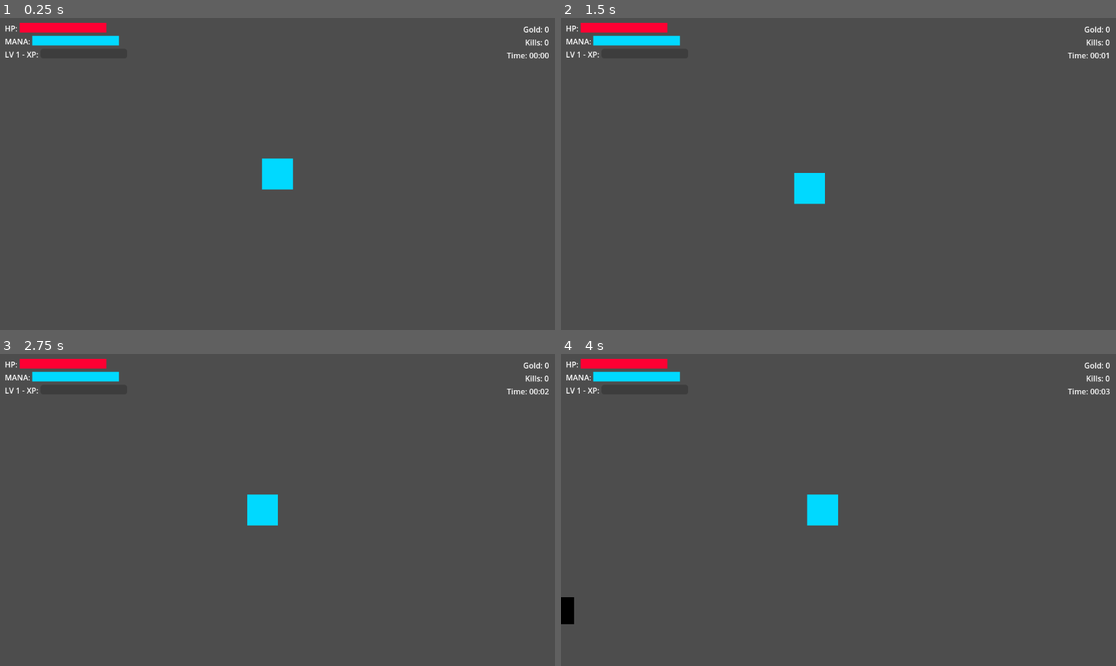
Above: before the commit, frames 1-4 (two rows, left to right).
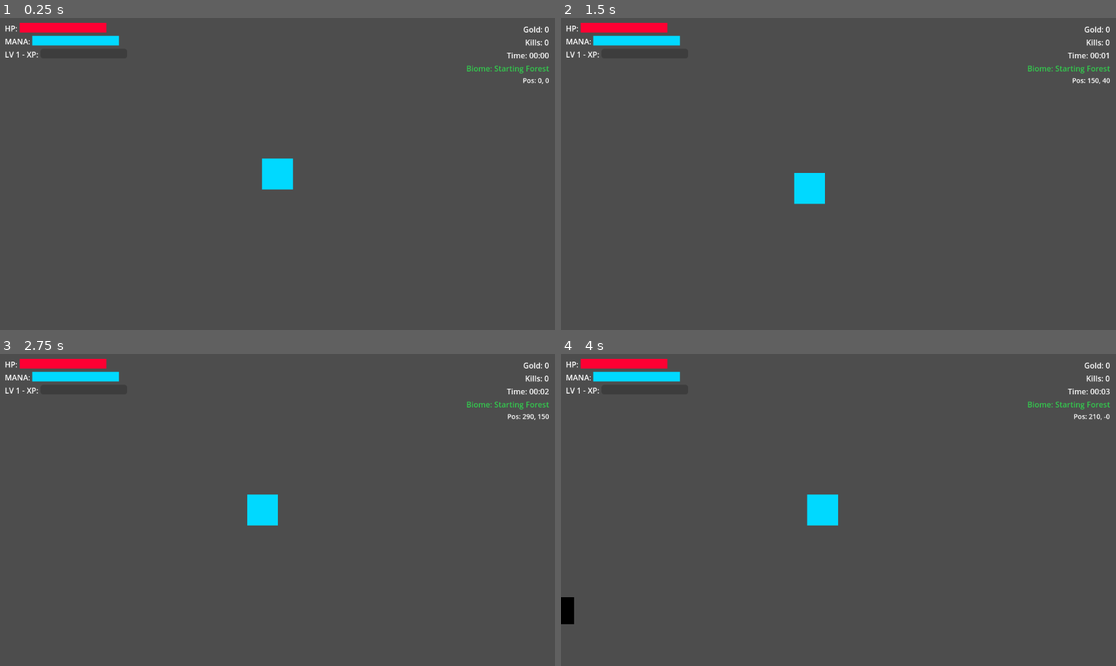
Above: after the commit, the same moments.

Repository: HoangAnhWilliam/Rescue-the-idol-godot
Game: Godot game, scene res://scenes/main.tscn
Same seed, same stepped clock (60 frames per second), same inputs: the game is played once before the commit and once after it.
Inputs:
- Up to frame 1 (0.25 s): no input
- Up to frame 2 (1.5 s): tap Enter at 0.5 s; hold D (move_right) 0.53-1.28 s; tap E (interact) at 0.6, 1.35 s; hold S (move_down) from 1.28 s (still down)
- Up to frame 3 (2.75 s): release S (move_down) at 2.03 s; hold D (move_right) from 2.03 s (still down); tap E (interact) at 2.1 s
- Up to frame 4 (4 s): tap Space (special_skill) at 2.75 s; release D (move_right) at 2.78 s; hold W (move_up) 2.78-3.53 s; tap E (interact) at 2.85, 3.6 s; tap Enter at 3.5 s; hold A (move_left) from 3.53 s (still down)

The runs differ from the first frame. In frame 1, 0.2% of the frame differs, in the area x 84-99%, y 15-22%; in frame 2, 0.2%; in frame 3, 0.2%; in frame 4, 0.2%.

Commit message:
add biome generator

Diff:
--- a/scenes/main.tscn
+++ b/scenes/main.tscn
@@ -1,9 +1,10 @@
-[gd_scene load_steps=5 format=3 uid="uid://c5q3gxjbs06r7"]
+[gd_scene load_steps=6 format=3 uid="uid://c5q3gxjbs06r7"]
 
 [ext_resource type="PackedScene" uid="uid://b2ai7uclsnr38" path="res://scenes/player/player.tscn" id="1_o5qli"]
 [ext_resource type="Script" uid="uid://blovmg3iws7j8" path="res://scripts/enemy_spawner.gd" id="2_sugp2"]
-[ext_resource type="PackedScene" path="res://scenes/ui/hud.tscn" id="3_jyhfs"]
+[ext_resource type="PackedScene" uid="uid://dqgv3u1riibqd" path="res://scenes/ui/hud.tscn" id="3_jyhfs"]
 [ext_resource type="PackedScene" uid="uid://cekjlfyi6xt4g" path="res://scenes/ui/upgrade_menu.tscn" id="3_sugp2"]
+[ext_resource type="Script" uid="uid://pfvp4p5722o0" path="res://scripts/biome_generator.gd" id="5_tbgi4"]
 
 [node name="Main" type="Node2D"]
 
@@ -12,6 +13,9 @@
 [node name="EnemySpawner" type="Node2D" parent="."]
 script = ExtResource("2_sugp2")
 
+[node name="BiomeGenerator" type="Node2D" parent="." groups=["biome_generator"]]
+script = ExtResource("5_tbgi4")
+
 [node name="UI" type="CanvasLayer" parent="."]
 
 [node name="HUD" parent="UI" instance=ExtResource("3_jyhfs")]
--- a/scenes/ui/hud.tscn
+++ b/scenes/ui/hud.tscn
@@ -41,7 +41,6 @@
 custom_minimum_size = Vector2(180, 20)
 layout_mode = 2
 theme_override_styles/fill = SubResource("StyleBoxFlat_hp")
-max_value = 100.0
 value = 100.0
 show_percentage = false
 
@@ -73,8 +72,6 @@
 custom_minimum_size = Vector2(180, 20)
 layout_mode = 2
 theme_override_styles/fill = SubResource("StyleBoxFlat_xp")
-max_value = 100.0
-value = 0.0
 show_percentage = false
 
 [node name="InfoContainer" type="VBoxContainer" parent="."]
@@ -106,3 +103,15 @@
 theme_override_font_sizes/font_size = 16
 text = "Time: 00:00"
 horizontal_alignment = 2
+
+[node name="BiomeLabel" type="Label" parent="InfoContainer"]
+layout_mode = 2
+theme_override_font_sizes/font_size = 16
+text = "\"Biome: Starting Forest\""
+horizontal_alignment = 2
+
+[node name="CoordsLabel" type="Label" parent="InfoContainer"]
+layout_mode = 2
+theme_override_font_sizes/font_size = 14
+text = "\"Pos: 0, 0\""
+horizontal_alignment = 2
--- /dev/null
+++ b/scripts/biome_generator.gd
@@ -0,0 +1,321 @@
+extends Node2D
+class_name BiomeGenerator
+
+# Biome types
+enum BiomeType {
+	STARTING_FOREST,
+	DESERT_WASTELAND,
+	FROZEN_TUNDRA,
+	VOLCANIC_DARKLANDS,
+	BLOOD_TEMPLE,
+	TRANSITION  # Vùng chuyển tiếp giữa các biomes
+}
+
+# Biome data
+class BiomeData:
+	var name: String
+	var type: BiomeType
+	var color: Color
+	var enemy_spawn_multiplier: float
+	var special_effects: Array[String]
+	var temperature: float  # -1.0 to 1.0 (cold to hot)
+	var moisture: float     # -1.0 to 1.0 (dry to wet)
+
+	func _init(p_name: String, p_type: BiomeType, p_color: Color, p_temp: float, p_moist: float):
+		name = p_name
+		type = p_type
+		color = p_color
+		temperature = p_temp
+		moisture = p_moist
+		enemy_spawn_multiplier = 1.0
+		special_effects = []
+
+# Generation settings
+@export var seed_value: int = 0  # 0 = random seed
+@export var chunk_size: float = 500.0  # Size of each biome chunk
+@export var noise_scale: float = 0.002  # Lower = bigger biomes
+@export var temperature_scale: float = 0.0015
+@export var moisture_scale: float = 0.002
+
+# Noise generators
+var temperature_noise: FastNoiseLite
+var moisture_noise: FastNoiseLite
+var variation_noise: FastNoiseLite
+
+# Biome definitions
+var biome_definitions: Dictionary = {}
+var current_biome: BiomeData = null
+
+# Cache system
+var biome_cache: Dictionary = {}  # Vector2i -> BiomeData
+var cache_radius: int = 5  # Cache chunks around player
+
+# References
+var player: CharacterBody2D
+
+# Signals
+signal biome_changed(old_biome: BiomeData, new_biome: BiomeData)
+signal entered_boss_zone(biome_type: BiomeType)
+
+func _ready():
+	print("=== BiomeGenerator Init ===")
+	initialize_noise()
+	initialize_biomes()
+
+	# Wait for player
+	await get_tree().process_frame
+	player = get_tree().get_first_node_in_group("player")
+
+	if player:
+		print("✓ Player found")
+		current_biome = get_biome_at_position(player.global_position)
+		print("Starting biome: ", current_biome.name)
+		print("Seed: ", seed_value)
+	else:
+		print("ERROR: No player found!")
+
+func _process(_delta):
+	if not player:
+		return
+
+	update_current_biome()
+	update_cache()
+
+func initialize_noise():
+	# Generate or use provided seed
+	if seed_value == 0:
+		seed_value = randi()
+
+	print("World Seed: ", seed_value)
+
+	# Temperature noise (hot/cold regions)
+	temperature_noise = FastNoiseLite.new()
+	temperature_noise.seed = seed_value
+	temperature_noise.noise_type = FastNoiseLite.TYPE_SIMPLEX
+	temperature_noise.frequency = temperature_scale
+	temperature_noise.fractal_octaves = 4
+
+	# Moisture noise (wet/dry regions)
+	moisture_noise = FastNoiseLite.new()
+	moisture_noise.seed = seed_value + 1000
+	moisture_noise.noise_type = FastNoiseLite.TYPE_SIMPLEX
+	moisture_noise.frequency = moisture_scale
+	moisture_noise.fractal_octaves = 3
+
+	# Variation noise (adds randomness)
+	variation_noise = FastNoiseLite.new()
+	variation_noise.seed = seed_value + 2000
+	variation_noise.noise_type = FastNoiseLite.TYPE_CELLULAR
+	variation_noise.frequency = noise_scale * 2
+
+	print("✓ Noise initialized")
+
+func initialize_biomes():
+	# Starting Forest (Moderate temp, moderate moisture)
+	var forest = BiomeData.new(
+		"Starting Forest",
+		BiomeType.STARTING_FOREST,
+		Color(0.2, 0.8, 0.3),
+		0.0,   # temperature: moderate
+		0.0    # moisture: moderate
+	)
+	forest.enemy_spawn_multiplier = 1.0
+	biome_definitions[BiomeType.STARTING_FOREST] = forest
+
+	# Desert Wasteland (Hot, dry)
+	var desert = BiomeData.new(
+		"Desert Wasteland",
+		BiomeType.DESERT_WASTELAND,
+		Color(0.9, 0.8, 0.4),
+		0.7,   # temperature: hot
+		-0.7   # moisture: dry
+	)
+	desert.enemy_spawn_multiplier = 1.3
+	desert.special_effects.append("sandstorm")
+	biome_definitions[BiomeType.DESERT_WASTELAND] = desert
+
+	# Frozen Tundra (Cold, dry)
+	var tundra = BiomeData.new(
+		"Frozen Tundra",
+		BiomeType.FROZEN_TUNDRA,
+		Color(0.7, 0.9, 1.0),
+		-0.8,  # temperature: very cold
+		-0.3   # moisture: somewhat dry
+	)
+	tundra.enemy_spawn_multiplier = 1.5
+	tundra.special_effects.append("snow")
+	tundra.special_effects.append("slow_effect")
+	biome_definitions[BiomeType.FROZEN_TUNDRA] = tundra
+
+	# Volcanic Darklands (Very hot, dry)
+	var volcanic = BiomeData.new(
+		"Volcanic Darklands",
+		BiomeType.VOLCANIC_DARKLANDS,
+		Color(1.0, 0.3, 0.1),
+		1.0,   # temperature: extreme heat
+		-0.9   # moisture: very dry
+	)
+	volcanic.enemy_spawn_multiplier = 2.0
+	volcanic.special_effects.append("lava_pools")
+	volcanic.special_effects.append("fire_damage")
+	biome_definitions[BiomeType.VOLCANIC_DARKLANDS] = volcanic
+
+	# Blood Temple (Cold, wet - cursed lands)
+	var temple = BiomeData.new(
+		"Blood Temple",
+		BiomeType.BLOOD_TEMPLE,
+		Color(0.7, 0.1, 0.2),
+		-0.5,  # temperature: cold
+		0.8    # moisture: wet (blood rain)
+	)
+	temple.enemy_spawn_multiplier = 2.5
+	temple.special_effects.append("blood_rain")
+	temple.special_effects.append("curse")
+	biome_definitions[BiomeType.BLOOD_TEMPLE] = temple
+
+	print("✓ Initialized ", biome_definitions.size(), " biome types")
+
+func get_biome_at_position(pos: Vector2) -> BiomeData:
+	# Check cache first
+	var chunk_pos = world_to_chunk(pos)
+	if biome_cache.has(chunk_pos):
+		return biome_cache[chunk_pos]
+
+	# Generate biome for this position
+	var temp = temperature_noise.get_noise_2dv(pos)
+	var moist = moisture_noise.get_noise_2dv(pos)
+	var variation = variation_noise.get_noise_2dv(pos) * 0.3
+
+	# Starting area protection (spawn always in forest)
+	var distance_from_spawn = pos.length()
+	if distance_from_spawn < 800.0:
+		var biome = biome_definitions[BiomeType.STARTING_FOREST]
+		biome_cache[chunk_pos] = biome
+		return biome
+
+	# Add variation to noise
+	temp += variation
+	moist += variation
+
+	# Determine biome based on temperature and moisture
+	var biome_type = determine_biome_type(temp, moist)
+	var biome = biome_definitions[biome_type]
+
+	# Cache it
+	biome_cache[chunk_pos] = biome
+
+	return biome
+
+func determine_biome_type(temperature: float, moisture: float) -> BiomeType:
+	# Temperature ranges:
+	# Very cold: < -0.6
+	# Cold: -0.6 to -0.2
+	# Moderate: -0.2 to 0.2
+	# Hot: 0.2 to 0.6
+	# Very hot: > 0.6
+
+	# Moisture ranges:
+	# Very dry: < -0.6
+	# Dry: -0.6 to -0.2
+	# Moderate: -0.2 to 0.2
+	# Wet: 0.2 to 0.6
+	# Very wet: > 0.6
+
+	# Volcanic Darklands (extreme heat, very dry)
+	if temperature > 0.7 and moisture < -0.5:
+		return BiomeType.VOLCANIC_DARKLANDS
+
+	# Desert Wasteland (hot, dry)
+	if temperature > 0.3 and moisture < -0.3:
+		return BiomeType.DESERT_WASTELAND
+
+	# Frozen Tundra (very cold)
+	if temperature < -0.5:
+		return BiomeType.FROZEN_TUNDRA
+
+	# Blood Temple (cold, wet - rare combination)
+	if temperature < -0.2 and moisture > 0.5:
+		return BiomeType.BLOOD_TEMPLE
+
+	# Default: Starting Forest (moderate conditions)
+	return BiomeType.STARTING_FOREST
+
+func world_to_chunk(pos: Vector2) -> Vector2i:
+	return Vector2i(
+		int(pos.x / chunk_size),
+		int(pos.y / chunk_size)
+	)
+
+func chunk_to_world(chunk: Vector2i) -> Vector2:
+	return Vector2(
+		chunk.x * chunk_size + chunk_size / 2,
+		chunk.y * chunk_size + chunk_size / 2
+	)
+
+func update_current_biome():
+	var new_biome = get_biome_at_position(player.global_position)
+
+	if new_biome.type != current_biome.type:
+		var old_biome = current_biome
+		current_biome = new_biome
+
+		print("=== Biome Changed ===")
+		print("From: ", old_biome.name)
+		print("To: ", new_biome.name)
+		print("Temp: %.2f, Moisture: %.2f" % [
+			temperature_noise.get_noise_2dv(player.global_position),
+			moisture_noise.get_noise_2dv(player.global_position)
+		])
+
+		biome_changed.emit(old_biome, new_biome)
+		check_boss_zone()
+
+func update_cache():
+	# Only cache chunks near player
+	var player_chunk = world_to_chunk(player.global_position)
+
+	# Remove far chunks
+	var chunks_to_remove = []
+	for chunk in biome_cache.keys():
+		var distance = (chunk - player_chunk).length()
+		if distance > cache_radius * 2:
+			chunks_to_remove.append(chunk)
+
+	for chunk in chunks_to_remove:
+		biome_cache.erase(chunk)
+
+func check_boss_zone():
+	# Boss zones spawn in dangerous biomes after certain distance
+	if current_biome.type == BiomeType.VOLCANIC_DARKLANDS or \
+	   current_biome.type == BiomeType.BLOOD_TEMPLE:
+
+		var distance_from_spawn = player.global_position.length()
+		if distance_from_spawn > 3000.0:
+			print("!!! Entering Boss Zone in ", current_biome.name)
+			entered_boss_zone.emit(current_biome.type)
+
+func get_current_biome() -> BiomeData:
+	return current_biome
+
+func get_spawn_multiplier() -> float:
+	return current_biome.enemy_spawn_multiplier if current_biome else 1.0
+
+func get_biome_color() -> Color:
+	return current_biome.color if current_biome else Color.WHITE
+
+# Debug: Get biome map visualization
+func get_biome_map_texture(size: int, pixel_size: float) -> ImageTexture:
+	var image = Image.create(size, size, false, Image.FORMAT_RGB8)
+
+	var half_size = size / 2
+	for x in range(size):
+		for y in range(size):
+			var world_pos = Vector2(
+				(x - half_size) * pixel_size,
+				(y - half_size) * pixel_size
+			)
+
+			var biome = get_biome_at_position(world_pos)
+			image.set_pixel(x, y, biome.color)
+
+	return ImageTexture.create_from_image(image)
--- a/scripts/hud.gd
+++ b/scripts/hud.gd
@@ -8,9 +8,12 @@
 @onready var gold_label = $InfoContainer/GoldLabel
 @onready var kill_label = $InfoContainer/KillLabel
 @onready var time_label = $InfoContainer/TimeLabel
+@onready var biome_label = $InfoContainer/BiomeLabel
+@onready var coords_label = $InfoContainer/CoordsLabel
 
 var player: CharacterBody2D
 var game_time: float = 0.0
+var biome_generator: BiomeGenerator
 
 func _ready():
 	print("=== HUD INITIALIZATION ===")
@@ -20,6 +23,12 @@
 
 	# Find player
 	player = get_tree().get_first_node_in_group("player")
+
+	# Find biome manager
+	biome_generator = get_tree().get_first_node_in_group("biome_generator")
+	if biome_generator:
+		biome_generator.biome_changed.connect(_on_biome_changed)
+		print("HUD connected to BiomeManager")
 
 	if not player:
 		print("❌ ERROR: HUD cannot find player!")
@@ -96,6 +105,17 @@
 	if player and "gold" in player:
 		gold_label.text = "Gold: %d" % player.gold
 
+	# Update coordinates
+	if player:
+		var pos = player.global_position
+		coords_label.text = "Pos: %.0f, %.0f" % [pos.x, pos.y]
+
+		# Update biome (nếu chưa có signal)
+		if biome_generator:
+			var current_biome = biome_generator.get_current_biome()
+			if current_biome:
+				biome_label.text = "Biome: " + current_biome.name
+				biome_label.modulate = current_biome.color
 # Signal handlers
 func _on_hp_changed(current: float, maximum: float):
 	print("📊 HP changed: ", current, "/", maximum)
@@ -143,3 +163,14 @@
 func update_gold(gold: int):
 	if gold_label:
 		gold_label.text = "Gold: %d" % gold
+
+# Thêm hàm mới:
+func _on_biome_changed(old_biome, new_biome):
+	if new_biome:
+		biome_label.text = "Biome: " + new_biome.name
+		biome_label.modulate = new_biome.color
+
+		# Flash effect
+		var tween = create_tween()
+		tween.tween_property(biome_label, "scale", Vector2(1.2, 1.2), 0.2)
+		tween.tween_property(biome_label, "scale", Vector2(1.0, 1.0), 0.2)
Not shown: 1 places in scenes/ui/hud.tscn that only renumber resources
Not shown, added: scripts/biome_generator.gd.uid
